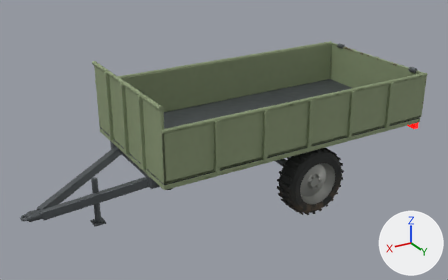
One commit to the glTF model assets/models/trailer_rusty.glb: the scene before it, then after it.
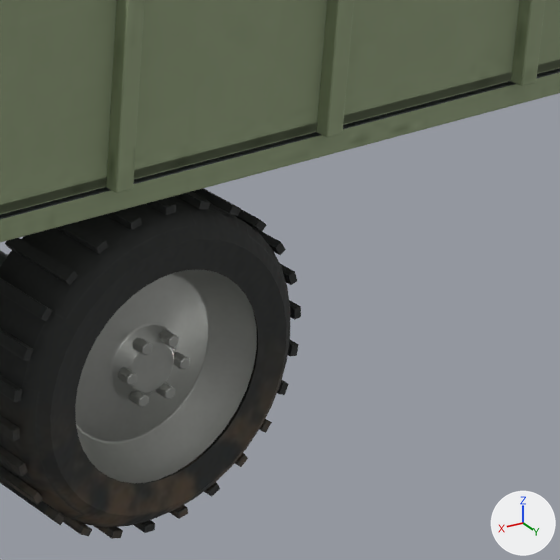
The first picture shows the older version from a camera (50 mm lens) standing at (4.55, 6.26, 4.0) and looking at (0.81, 0.03, 0.89). The close-ups show the older and then the newer version on the part from 64% to 88% of the width and 40% to 78% of the height of that picture. Only the edits that show in the close-ups are written down. The axes (+X, +Y, +Z) are drawn at lower right. The lights are the same throughout. Where no turn or scale is listed for an object, it has been applied to the vertices.

Objects in the first close-up: 'Bed', 'Wheel0_Rim', 'Wheel0_Tyre' and 1 more.
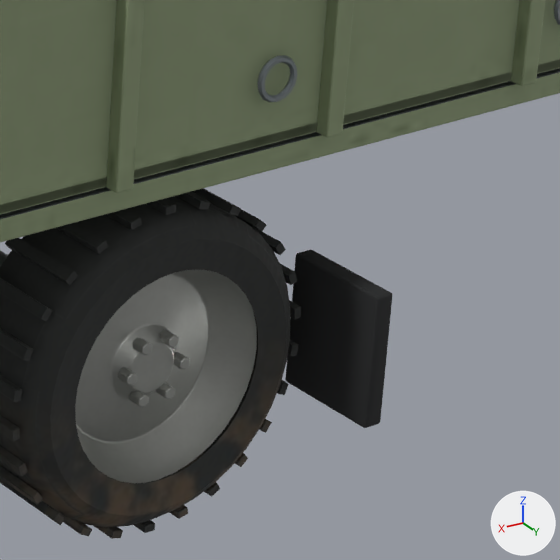
Changed parts and their boxes [x1, y1, x2, y2] in the close-ups (560 x 560 px):
'Clean mud flap.001', added (black)
    after: [285, 250, 392, 428]
'Clean tie down eye.005', added
    after: [257, 55, 297, 102]
'Clean tie down eye.004', added
    after: [553, 0, 560, 25]

The edits, one by one:
Material 'Review_CleanRubber' (mat_review_cleanrubber) is new.
Its base color is (0.018, 0.019, 0.02) (black #242627).
Its roughness is 0.94.
Material 'Review_CleanSteel' (mat_review_cleansteel) is new.
Its base color is (0.22, 0.25, 0.27) (grey #81898e).
Its metallic is 0.7.
Its roughness is 0.42.
Mesh me_clean_mud_flap_001 is new.
It has 128 vertices, 252 faces and spans x -0.548..-0.492, y 0.82..1.12, z 0.25..0.61.
It uses material mat_review_cleanrubber (black #242627).
Mesh me_clean_tie_down_eye_005 is new.
It has 96 vertices, 192 faces and spans x 1.391..1.509, y 0.9672..0.9828, z 0.121..0.239.
It uses material mat_review_cleansteel (grey #81898e).
Mesh me_clean_tie_down_eye_004 is new.
It has 96 vertices, 192 faces and spans x 0.441..0.559, y 0.9672..0.9828, z 0.121..0.239.
It uses material mat_review_cleansteel (grey #81898e).
Object 'Clean mud flap.001' (ob_clean_mud_flap_001) is new; it shows me_clean_mud_flap_001.
Its location is (0.0, 0.0, 0.0).
Object 'Clean tie down eye.005' (ob_clean_tie_down_eye_005) is new; it shows me_clean_tie_down_eye_005.
Its location is (-1.7, 0.0, 1.0).
Object 'Clean tie down eye.004' (ob_clean_tie_down_eye_004) is new; it shows me_clean_tie_down_eye_004.
Its location is (-1.7, 0.0, 1.0).
